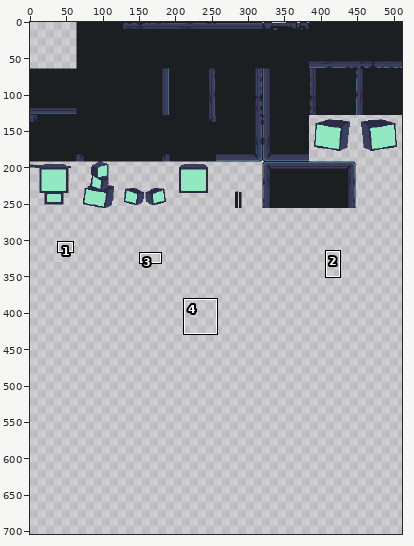
One commit to this sprite sheet: GameJam Arte/Assets/-------PROJECT-------/Graphics/Tilemap.png. The picture above shows the old version from afar; the outline marks the close-up.
Close-up. Earlier state:
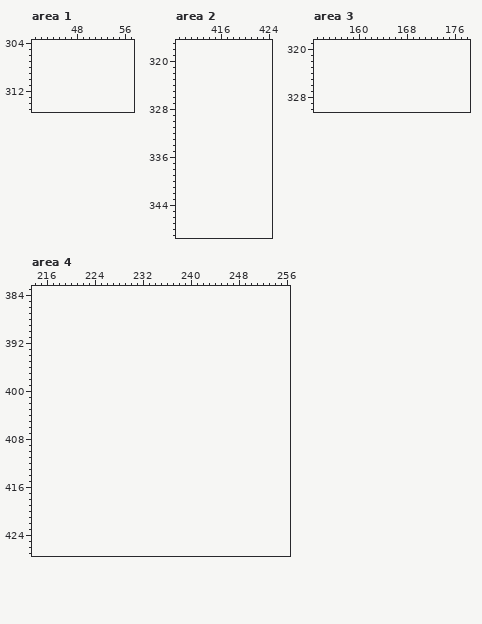
The file is 512x256 pixels. Shown: area 1: x 41..57, y 304..315; area 2: x 409..424, y 317..349; area 3: x 153..178, y 319..330; area 4: x 214..256, y 383..427. The old version is drawn lined up with the new one, on the new canvas. The commit also changed other parts of the picture, which this record leaves out.
Palette (. is transparent): 
After the commit:
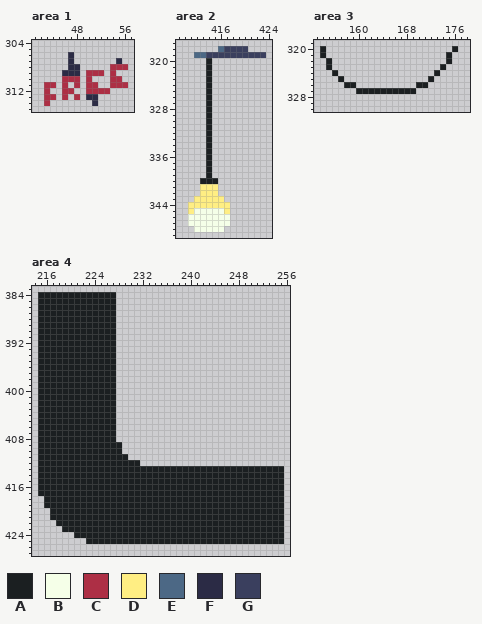
Colours new in this view: A #1b1f21  B #f5ffe8  C #ad2f45  D #ffee83  E #4c6885  F #2b2b45  G #3a3f5e
Change:
canvas 512x256 -> 512x704
Changed rows in their new state; - is an unchanged pixel.
Area 1:
first column x 43:
306 ----F---------
307 ----F-------F-
308 ----FF-----CCC
309 ---FFF-CCC-C--
310 ---CCC-C---CC-
311 CC-C-C-CC--CCC
312 C--CC--CCCC---
313 CC-C-C-FF-----
314 C-------F-----
Area 2:
first column x 411:
318 -----EGGGG---
319 -EEGGGGGGGGGG
320 ---A---------
321 ---A---------
322 ---A---------
323 ---A---------
324 ---A---------
325 ---A---------
326 ---A---------
327 ---A---------
328 ---A---------
329 ---A---------
330 ---A---------
331 ---A---------
332 ---A---------
333 ---A---------
334 ---A---------
335 ---A---------
336 ---A---------
337 ---A---------
338 ---A---------
339 ---A---------
340 --AAA--------
341 --DDD--------
342 --DDD--------
343 -DDDDD-------
344 DDDDDDD------
345 DBBBBBD------
346 BBBBBBB------
347 BBBBBBB------
348 -BBBBB-------
Area 3:
first column x 154:
320 A---------------------A
321 A--------------------A-
322 -A-------------------A-
323 -A------------------A--
324 --A----------------A---
325 ---A--------------A----
326 ----AA----------AA-----
327 ------AAAAAAAAAA-------
Area 4:
first column x 215:
384 AAAAAAAAAAAAA----------------------------
385 AAAAAAAAAAAAA----------------------------
386 AAAAAAAAAAAAA----------------------------
387 AAAAAAAAAAAAA----------------------------
388 AAAAAAAAAAAAA----------------------------
389 AAAAAAAAAAAAA----------------------------
390 AAAAAAAAAAAAA----------------------------
391 AAAAAAAAAAAAA----------------------------
392 AAAAAAAAAAAAA----------------------------
393 AAAAAAAAAAAAA----------------------------
394 AAAAAAAAAAAAA----------------------------
395 AAAAAAAAAAAAA----------------------------
396 AAAAAAAAAAAAA----------------------------
397 AAAAAAAAAAAAA----------------------------
398 AAAAAAAAAAAAA----------------------------
399 AAAAAAAAAAAAA----------------------------
400 AAAAAAAAAAAAA----------------------------
401 AAAAAAAAAAAAA----------------------------
402 AAAAAAAAAAAAA----------------------------
403 AAAAAAAAAAAAA----------------------------
404 AAAAAAAAAAAAA----------------------------
405 AAAAAAAAAAAAA----------------------------
406 AAAAAAAAAAAAA----------------------------
407 AAAAAAAAAAAAA----------------------------
408 AAAAAAAAAAAAA----------------------------
409 AAAAAAAAAAAAAA---------------------------
410 AAAAAAAAAAAAAA---------------------------
411 AAAAAAAAAAAAAAA--------------------------
412 AAAAAAAAAAAAAAAAA------------------------
413 AAAAAAAAAAAAAAAAAAAAAAAAAAAAAAAAAAAAAAAAA
414 AAAAAAAAAAAAAAAAAAAAAAAAAAAAAAAAAAAAAAAAA
415 AAAAAAAAAAAAAAAAAAAAAAAAAAAAAAAAAAAAAAAAA
416 AAAAAAAAAAAAAAAAAAAAAAAAAAAAAAAAAAAAAAAAA
417 AAAAAAAAAAAAAAAAAAAAAAAAAAAAAAAAAAAAAAAAA
418 -AAAAAAAAAAAAAAAAAAAAAAAAAAAAAAAAAAAAAAAA
419 -AAAAAAAAAAAAAAAAAAAAAAAAAAAAAAAAAAAAAAAA
420 --AAAAAAAAAAAAAAAAAAAAAAAAAAAAAAAAAAAAAAA
421 --AAAAAAAAAAAAAAAAAAAAAAAAAAAAAAAAAAAAAAA
422 ---AAAAAAAAAAAAAAAAAAAAAAAAAAAAAAAAAAAAAA
423 ----AAAAAAAAAAAAAAAAAAAAAAAAAAAAAAAAAAAAA
424 ------AAAAAAAAAAAAAAAAAAAAAAAAAAAAAAAAAAA
425 --------AAAAAAAAAAAAAAAAAAAAAAAAAAAAAAAAA
Changed places in both close-ups, as pixel boxes (x1, y1, x2, y2):
added: (44, 52, 128, 106)
added: (188, 46, 266, 232)
added: (320, 46, 458, 94)
added: (38, 292, 284, 544)
